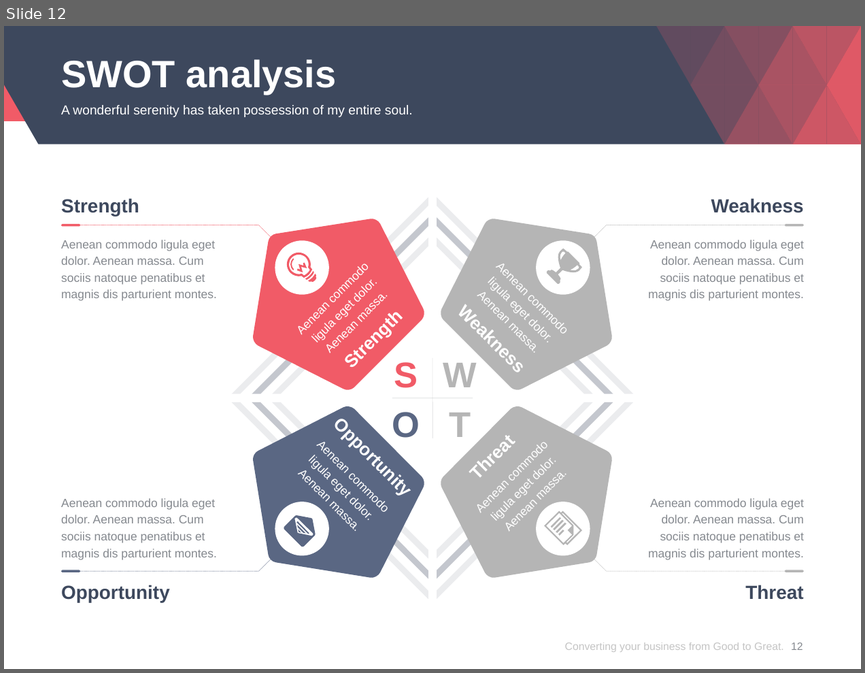
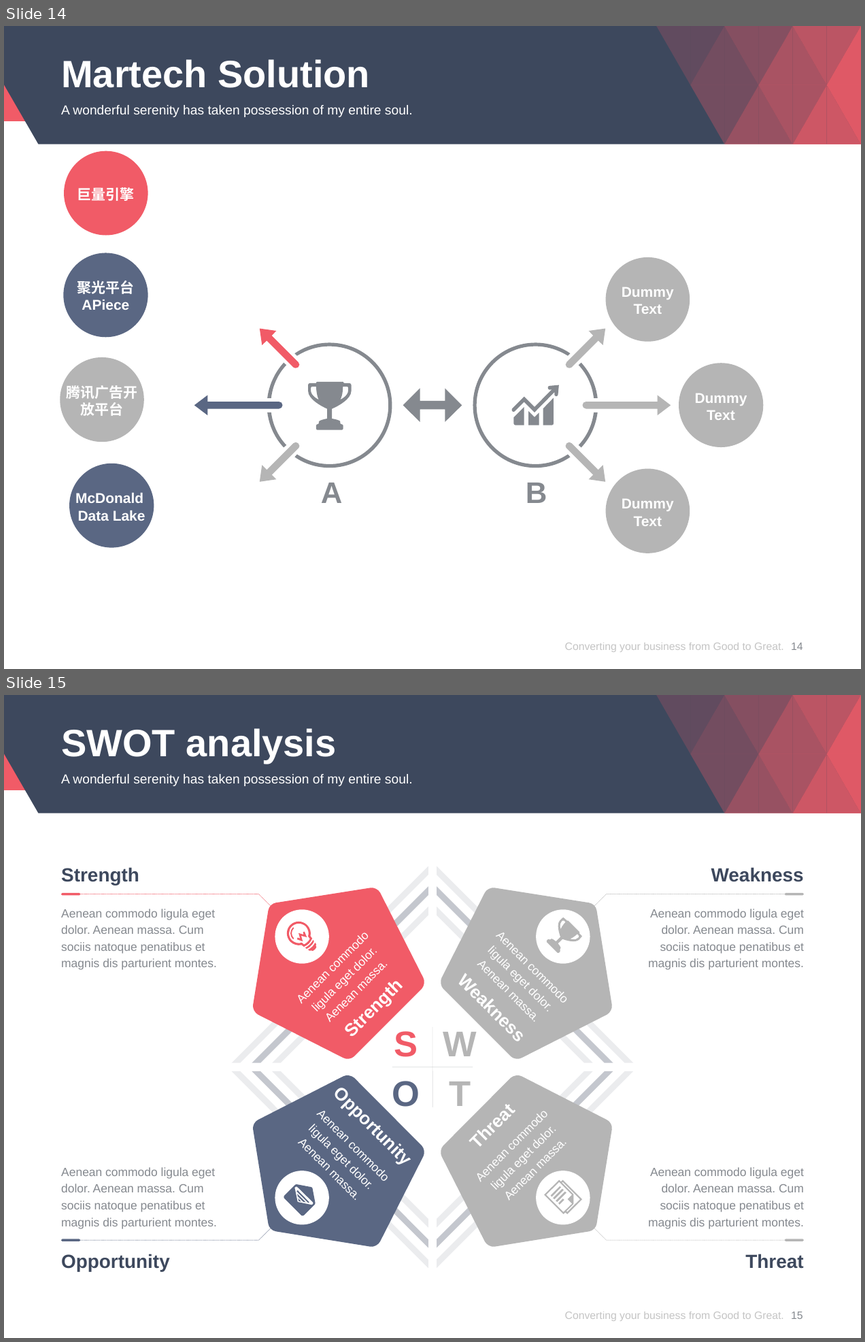
Before and after one commit to davidjacksonluther/impacttest, a slide deck: View/Company/McDonalds/Competitor Analysis.pptx. Shown one above the other, each under a label of ours: slide 12 before the commit, slides 14 and 15 after it. The pictures are 865x673 and 865x1342 pixels, drawn with LibreOffice and Linux fonts; fonts in the diff are those of the drawing; background and template pictures are left out. Boxes give left, top, right and bottom in pixels: in the first picture for what was removed or moved away, otherwise in the second. Text is boxed around its words. In the diff, an @@ line names an element or a change of style, - is before the commit and + after.

```diff
--- a/View/Company/McDonalds/Competitor Analysis.pptx
+++ b/View/Company/McDonalds/Competitor Analysis.pptx
@@ slide 14 added at bbox=[4, 26, 861, 669], background #FFFFFF; not listed: 22 template elements that a slide beside it also shows @@
@@ title added at bbox=[61, 59, 370, 88], 32 pt, text #FFFFFF, bold @@
+Martech Solution
@@ text added at bbox=[61, 105, 413, 117], 11 pt, text #FFFFFF @@
+A wonderful serenity has taken possession of my entire soul.
@@ ellipse added at bbox=[64, 151, 148, 235], fill #F15B67 @@
@@ text added at bbox=[77, 187, 135, 201], 12 pt, text #FFFFFF, bold @@
+巨量引擎
@@ ellipse added at bbox=[63, 253, 148, 337], fill #5A6783 @@
@@ ellipse added at bbox=[606, 257, 689, 342], fill #B5B5B5 @@
@@ text added at bbox=[77, 280, 134, 310], 12 pt, text #FFFFFF, bold @@
+聚光平台APiece
@@ text added at bbox=[621, 287, 674, 314], 12 pt, text #FFFFFF, bold @@
+Dummy Text
@@ freeform shape added at bbox=[259, 329, 300, 368], fill #F15B67 @@
@@ freeform shape added at bbox=[565, 329, 606, 368], fill #B5B5B5 @@
@@ freeform shape added at bbox=[267, 342, 392, 467], fill #85898F @@
@@ freeform shape added at bbox=[473, 342, 597, 467], fill #85898F @@
@@ ellipse added at bbox=[60, 356, 143, 441], fill #B5B5B5 @@
@@ ellipse added at bbox=[679, 363, 763, 447], fill #B5B5B5 @@
@@ text added at bbox=[67, 385, 138, 416], 12 pt, text #FFFFFF, bold @@
+腾讯广告开放平台
@@ freeform shape added at bbox=[308, 382, 351, 429], fill #85898F @@
@@ freeform shape added at bbox=[403, 388, 462, 422], fill #85898F @@
@@ freeform shape added at bbox=[511, 385, 558, 425], fill #85898F @@
@@ freeform shape added at bbox=[194, 395, 283, 416], fill #5A6783 @@
@@ freeform shape added at bbox=[582, 395, 670, 416], fill #B5B5B5 @@
@@ text added at bbox=[695, 393, 747, 420], 12 pt, text #FFFFFF, bold @@
+Dummy Text
@@ freeform shape added at bbox=[259, 441, 300, 482], fill #B5B5B5 @@
@@ freeform shape added at bbox=[565, 441, 606, 482], fill #B5B5B5 @@
@@ ellipse added at bbox=[69, 463, 154, 547], fill #5A6783 @@
@@ ellipse added at bbox=[606, 468, 689, 553], fill #B5B5B5 @@
@@ text added at bbox=[75, 492, 145, 520], 12 pt, text #FFFFFF, bold @@
+McDonald
+Data Lake
@@ text added at bbox=[321, 482, 343, 503], 25 pt, text #85898F, bold @@
+A
@@ text added at bbox=[526, 482, 547, 503], 25 pt, text #85898F, bold @@
+B
@@ text added at bbox=[621, 499, 674, 526], 12 pt, text #FFFFFF, bold @@
+Dummy Text
@@ text added at bbox=[565, 642, 784, 652], 9 pt, text #8C8C8C at 50% opacity @@
+Converting your business from Good to Great.
@@ page number added at bbox=[791, 642, 803, 650], 9 pt, text #85898F @@
+14
@@ what was slide 12 is now slide 15 @@
@@ page number at bbox=[791, 1311, 803, 1319]: text changed @@
-12
+15
```
Also in this commit, not shown: 13 slides changed, 2 other slides added, 2 other files.
